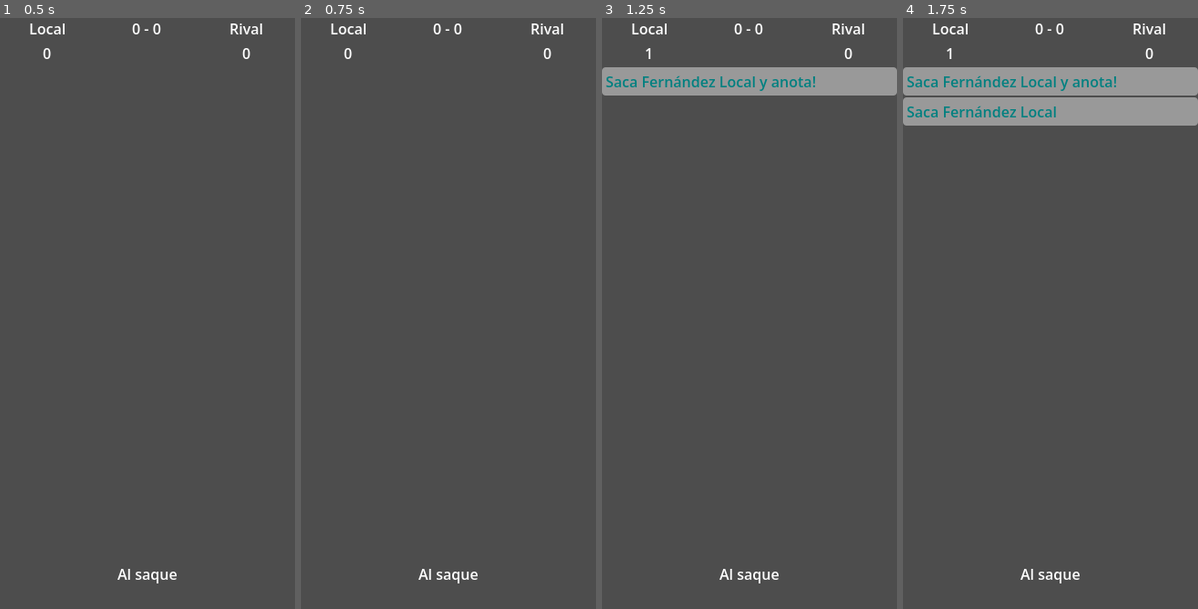
Above: before the commit, frames 1-4 (left to right).
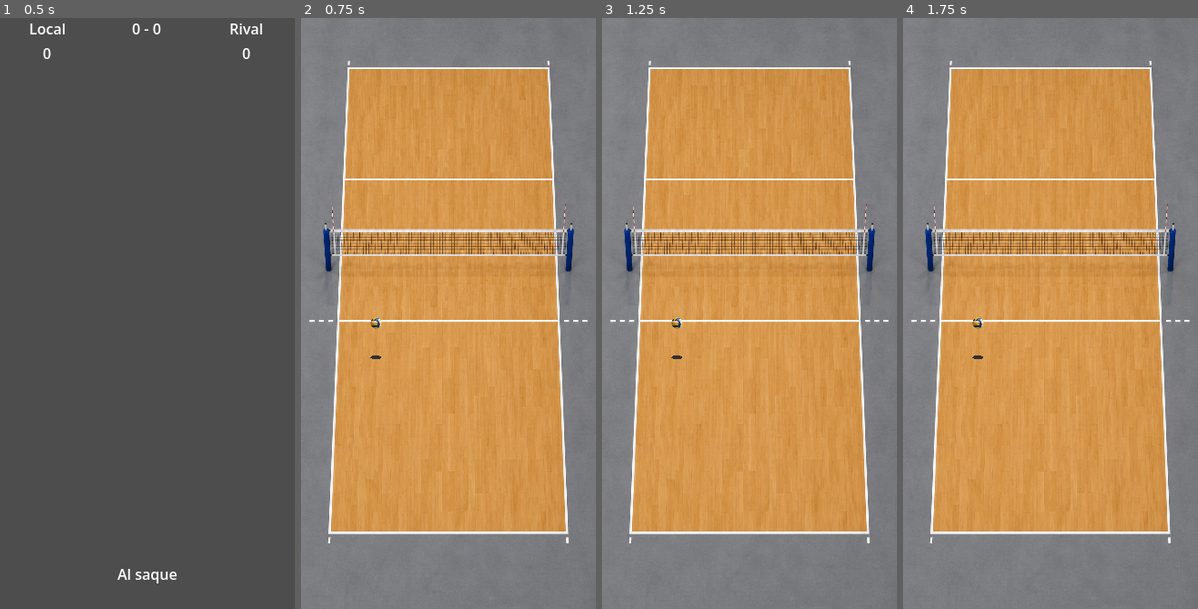
Above: after the commit, the same moments.

Repository: Nicolasr643/NSV
Game: Godot game, scene res://Scenes/Main.tscn
The game is run twice, just before and just after one commit, with the same random seed, the same clock (stepped at 60 frames per second) and the same inputs.
Inputs (mouse positions are in pixels of both pictures, inside the frame that each line leads up to):
- Up to frame 1 (0.5 s): no input
- Up to frame 2 (0.75 s): tap Enter at 0.5 s; move the mouse to (513, 283) at 0.52 s; tap 1 at 0.6 s; click (513, 283) at 0.67 s
- Up to frame 3 (1.25 s): tap 2 at 0.8 s
- Up to frame 4 (1.75 s): tap Space at 1.25 s; move the mouse to (991, 343) at 1.27 s; tap 2 at 1.35 s; click (991, 343) at 1.42 s; tap 1 at 1.55 s

Frame 1 is identical in both runs. In frame 2, 100% of the frame differs, in the area x 0-100%, y 0-100%; in frame 3, 100%; in frame 4, 99%.

Commit message:
Agregado Tiro

Diff:
--- a/Scenes/Visual_Game_Hub.gd
+++ b/Scenes/Visual_Game_Hub.gd
@@ -25,6 +25,7 @@
 	Events.finish_game.connect(finalizar_partido)
 	Events.draw_event.connect(add_log)
 	Events.actualizar_rotacion.connect(actualizar_sacador)
+	Events.mostrar_logs.connect(mostrar_todo)
 
 func update_label(label: Label,text: Variant) -> void:
 	var text_final := ""
@@ -61,6 +62,9 @@
 	print("Ha ganado "+ equipo)
 #endregion
 
+func mostrar_todo(funcionalidad: bool) -> void:
+	self.visible = funcionalidad
+
 
 func add_log(evento: Dictionary) -> void:
 	var new_log := log_template.duplicate()
--- /dev/null
+++ b/Scenes/ataque.tscn
@@ -0,0 +1,23 @@
+[gd_scene format=3 uid="uid://bky8fncyrpsdp"]
+
+[ext_resource type="Script" uid="uid://dj38voo4knxib" path="res://ataque.gd" id="1_xi7wo"]
+[ext_resource type="Texture2D" uid="uid://dnapvekuypcfh" path="res://Sprites/Pelota.png" id="2_liioi"]
+
+[node name="Toca_Pelota" type="Control" unique_id=358988623]
+layout_mode = 3
+anchors_preset = 15
+anchor_right = 1.0
+anchor_bottom = 1.0
+grow_horizontal = 2
+grow_vertical = 2
+script = ExtResource("1_xi7wo")
+
+[node name="Ball" type="TextureButton" parent="." unique_id=797228602]
+top_level = true
+custom_minimum_size = Vector2(30, 30)
+layout_mode = 0
+offset_right = 100.0
+offset_bottom = 100.0
+texture_normal = ExtResource("2_liioi")
+ignore_texture_size = true
+stretch_mode = 0
--- /dev/null
+++ b/Scenes/cancha.tscn
@@ -0,0 +1,29 @@
+[gd_scene format=3 uid="uid://1qtplvr74dnu"]
+
+[ext_resource type="Script" uid="uid://gb541iup63p3" path="res://cancha.gd" id="1_o0y13"]
+[ext_resource type="Texture2D" uid="uid://dcyb7u5bktfmv" path="res://Sprites/Cancha.png" id="2_8roi0"]
+[ext_resource type="PackedScene" uid="uid://b20jwtjgs7ms7" path="res://Scenes/pelota.tscn" id="2_o0phj"]
+[ext_resource type="PackedScene" uid="uid://b56ajwehv1uq7" path="res://Scenes/sombra_pelota.tscn" id="3_o0phj"]
+
+[node name="Cancha" type="Control" unique_id=1704209549]
+layout_mode = 3
+anchors_preset = 15
+anchor_right = 1.0
+anchor_bottom = 1.0
+grow_horizontal = 2
+grow_vertical = 2
+pivot_offset = Vector2(76, 369)
+script = ExtResource("1_o0y13")
+escena_pelota = ExtResource("2_o0phj")
+escena_sombra_pelota = ExtResource("3_o0phj")
+
+[node name="Fondo" type="TextureRect" parent="." unique_id=1128458040]
+layout_mode = 1
+anchors_preset = 15
+anchor_right = 1.0
+anchor_bottom = 1.0
+grow_horizontal = 2
+grow_vertical = 2
+pivot_offset = Vector2(52, 53)
+texture = ExtResource("2_8roi0")
+expand_mode = 1
--- /dev/null
+++ b/Scenes/pelota.tscn
@@ -0,0 +1,37 @@
+[gd_scene format=3 uid="uid://b20jwtjgs7ms7"]
+
+[ext_resource type="Script" uid="uid://bjcym5rq1ywa5" path="res://pelota_drag.gd" id="1_rb83p"]
+[ext_resource type="Texture2D" uid="uid://dnapvekuypcfh" path="res://Sprites/Pelota.png" id="2_i6fn2"]
+[ext_resource type="Script" uid="uid://btxtkf87gj314" path="res://Scripts/flecha.gd" id="3_70see"]
+
+[node name="Pelota" type="Control" unique_id=1285944538]
+custom_minimum_size = Vector2(12.8, 12.8)
+layout_mode = 3
+anchors_preset = 0
+offset_right = 12.8
+offset_bottom = 12.8
+script = ExtResource("1_rb83p")
+
+[node name="Icono" type="TextureRect" parent="." unique_id=1946762097]
+layout_mode = 1
+anchors_preset = 15
+anchor_right = 1.0
+anchor_bottom = 1.0
+grow_horizontal = 2
+grow_vertical = 2
+mouse_filter = 2
+texture = ExtResource("2_i6fn2")
+expand_mode = 1
+
+[node name="Flecha" type="Control" parent="." unique_id=611386598]
+z_index = 1
+custom_minimum_size = Vector2(12.8, 12.8)
+layout_mode = 1
+anchors_preset = 15
+anchor_right = 1.0
+anchor_bottom = 1.0
+grow_horizontal = 2
+grow_vertical = 2
+pivot_offset = Vector2(172, -84)
+mouse_filter = 2
+script = ExtResource("3_70see")
--- /dev/null
+++ b/Scenes/sombra_pelota.tscn
@@ -0,0 +1,21 @@
+[gd_scene format=3 uid="uid://b56ajwehv1uq7"]
+
+[ext_resource type="Texture2D" uid="uid://bjrohy37epcxh" path="res://Sprites/sombra_pelota.png" id="1_w3yrr"]
+
+[node name="Sombra_Pelota" type="Control" unique_id=202871585]
+custom_minimum_size = Vector2(12.8, 6.4)
+layout_mode = 3
+anchors_preset = 0
+offset_right = 12.8
+offset_bottom = 6.4
+
+[node name="Sombra" type="TextureRect" parent="." unique_id=493922320]
+custom_minimum_size = Vector2(12.8, 6.4)
+layout_mode = 1
+anchors_preset = 15
+anchor_right = 1.0
+anchor_bottom = 1.0
+grow_horizontal = 2
+grow_vertical = 2
+texture = ExtResource("1_w3yrr")
+expand_mode = 1
--- a/Scripts/Events.gd
+++ b/Scripts/Events.gd
@@ -5,3 +5,5 @@
 signal finish_game(team)
 signal draw_event(evento)
 signal actualizar_rotacion(rotacion)
+signal mostrar_logs(funcionalidad)
+signal enviar_direccion(tiro)
--- a/Scripts/Game_Match_Logic.gd
+++ b/Scripts/Game_Match_Logic.gd
@@ -15,6 +15,9 @@
 	"Local": ["Fernández", "Gómez", "Rodríguez", "Álvarez", "Suárez", "Benítez"],
 	"Rival": ["Cabrera", "Duarte", "Ibáñez", "Molina", "Paredes", "Vega"]
 }
+
+@onready var attack_scene: PackedScene = preload("res://Scenes/cancha.tscn")
+
 const POSICIONES := ["A", "D", "C", "O", "T", "L"]
 
 const MENSAJES := {
@@ -61,12 +64,7 @@
 func _input(event: InputEvent) -> void:
 	if event is InputEventKey and event.pressed:
 		if event.keycode == KEY_1:
-			if randi_range(0,1):
-				#generate_Event(NOMBRES.Local.pick_random(),1)
-				pass
-			else:
-				#generate_Event(NOMBRES.Rival.pick_random(),0)
-				pass
+			escena_ataque()
 		if event.keycode == KEY_2:
 			jugar_punto()
 
@@ -124,12 +122,12 @@
 		rotacionL = rotacionL[-1] + rotacionL.substr(0, rotacionL.length() - 1)
 		print("Local")
 		print(rotacionL)
-		Events.actualizar_rotacion.emit(equipo,[rotacionL[0],jugador_pos(equipo,rotacionL[0])])
+		Events.actualizar_rotacion.emit(equipo,jugador_pos(equipo,rotacionL[0]))
 	else:
 		rotacionR = rotacionR[-1] + rotacionR.substr(0, rotacionR.length() - 1)
 		print("Rival")
 		print(rotacionR)
-		Events.actualizar_rotacion.emit(equipo,[rotacionR[0],jugador_pos(equipo,rotacionR[0])])
+		Events.actualizar_rotacion.emit(equipo,jugador_pos(equipo,rotacionR[0]))
 
 
 func es_delantero(jugador: String,equipo:String) -> bool:
@@ -183,11 +181,12 @@
 	var situacion_punto = 0
 	var equipo_al_balon = rival_saque
 	var bl_equipo_balon = vl_equipo_rival
-	var jugador_receptor = jugador_en(rival_saque,randi_range(1,6))
+
 	while en_juego:
+
 		#recepcion
 		await get_tree().create_timer(0.5).timeout
-		generate_Event(jugador_receptor.nombre,'Defensa',bl_equipo_balon,2)
+		generate_Event(jugador_pos(equipo_al_balon,"L").nombre,'Defensa',bl_equipo_balon,2)
 		#armado
 		await get_tree().create_timer(0.5).timeout
 		generate_Event(jugador_pos(equipo_al_balon,"A").nombre,'Armado',bl_equipo_balon,2)
@@ -210,3 +209,13 @@
 
 
 #endregion
+
+#region escenas
+func escena_ataque() -> void:
+	var cancha = attack_scene.instantiate()
+	Events.mostrar_logs.emit(false)
+	cancha.global_position = Vector2(0,0)
+
+	add_child(cancha)
+
+#endregion
--- /dev/null
+++ b/Scripts/flecha.gd
@@ -0,0 +1,30 @@
+class_name Flecha
+extends Control
+
+const LARGO_MAX := 90
+const GROSOR_MIN := 0.0
+var GROSOR_MAX := self.size.x * 0.5
+
+var direccion := Vector2.ZERO
+var intensidad := 0.0
+
+
+
+func mostrar(nueva_direccion: Vector2, nueva_intensidad: float) -> void:
+	direccion = nueva_direccion
+	intensidad = nueva_intensidad
+	visible = true
+	queue_redraw()
+
+func ocultar() -> void:
+	visible = false
+
+func _draw() -> void:
+	if intensidad <= 0.0:
+		return
+	var punta := direccion * LARGO_MAX * intensidad
+	var grosor := lerpf(GROSOR_MIN, GROSOR_MAX, intensidad)
+	var lateral := direccion.orthogonal()
+	var base := punta - direccion * grosor * 2.0
+	draw_line(Vector2.ZERO, base, Color.WHITE, grosor)
+	draw_colored_polygon(PackedVector2Array([punta, base + lateral * grosor * 1.5, base - lateral * grosor * 1.5]), Color.WHITE)
--- /dev/null
+++ b/ataque.gd
@@ -0,0 +1,41 @@
+extends Control
+
+@onready var ball: TextureButton = $Ball
+
+const ALTURA_ARCO := 40.0
+var tween := create_tween()
+
+func _ready() -> void:
+	ball.pressed.connect(_on_ball_clicked)
+	_lanzar_pelota()
+
+func _lanzar_pelota() -> void:
+	ball.position.x = -ball.size.x
+	ball.position.y = size.y / 2 - ball.size.y / 2
+	var y_base := ball.position.y
+
+	tween.tween_method(_mover_arco.bind(y_base), 0.0, 1.0, 1.5)
+	tween.finished.connect(_on_pelota_salio)
+
+func _mover_arco(t: float, y_base: float) -> void:
+	ball.position.x = lerpf(-ball.size.x, size.x, t)
+	var altura := 4.0 * ALTURA_ARCO * t * (1.0 - t)
+	ball.position.y = y_base - altura
+
+func _on_ball_clicked() -> void:
+	tween.kill()
+	var posicion_pelota := ball.position
+	var posicion_click := get_local_mouse_position()
+	var amplitud = ball.size
+	posicion_click = posicion_click - posicion_pelota
+
+	var distancia = Vector2()
+	distancia.x = (2*posicion_click.x - amplitud.x)/amplitud.x
+	distancia.y = (2*posicion_click.y - amplitud.y)/amplitud.y
+
+	print("Distancia al centro: ", distancia)
+	print("pelota en x: ", posicion_pelota)
+	print("click en: ", posicion_click)
+
+func _on_pelota_salio() -> void:
+	print("se fue sin tocar")
--- /dev/null
+++ b/cancha.gd
@@ -0,0 +1,50 @@
+extends Control
+
+
+@export var escena_pelota: PackedScene
+@export var escena_sombra_pelota: PackedScene
+
+var pelota = null
+var sombra_pelota = null
+const dimensiones_cancha ={
+	"x0":Vector2i(51, 51),
+	"x1":Vector2i(45, 230),
+	"y0":Vector2i(272, 56),
+	"y1":Vector2i(279, 231)
+}
+
+# Called when the node enters the scene tree for the first time.
+func _ready() -> void:
+	Events.enviar_direccion.connect(calcular_tiro)
+	pelota = escena_pelota.instantiate()
+	pelota.global_position = Vector2(76, 328)
+
+	sombra_pelota = escena_sombra_pelota.instantiate()
+	sombra_pelota.global_position = Vector2(76, 369)
+
+	add_child(pelota)
+	add_child(sombra_pelota)
+
+# Called every frame. 'delta' is the elapsed time since the previous frame.
+func _process(delta: float) -> void:
+	pass
+
+func calcular_tiro(tiro):
+	var tween: Tween
+	const GRAVEDAD = 9.8
+	const DISTANCIA_MAX = 400
+	const ANGULO = 45
+	const DURACION = 3
+	var origen = pelota.global_position
+	var recorrido: Vector2 = tiro.direccion * DISTANCIA_MAX * tiro.intensidad
+	var altura_max := recorrido.length() * tan(deg_to_rad(ANGULO)) / 4.0
+	var destino_sombra = origen + recorrido + Vector2(0,pelota.size.y-2)
+	tween = create_tween()
+	tween.tween_method(mover_pelota.bind(origen, recorrido, altura_max), 0.0, 1.0, DURACION)
+
+	var tween_sombra := create_tween()
+	tween_sombra.tween_property(sombra_pelota, "position", destino_sombra, DURACION).set_trans(Tween.TRANS_LINEAR)
+
+func mover_pelota(t: float, origen: Vector2, recorrido: Vector2, altura_max: float) -> void:
+	var altura := 4.0 * altura_max * t * (1.0 - t)
+	pelota.global_position = origen + recorrido * t + Vector2(0.0, -altura)
--- /dev/null
+++ b/pelota_drag.gd
@@ -0,0 +1,46 @@
+class_name Pelota
+extends Control
+
+signal disparo_lanzado(direccion: Vector2, intensidad: float)
+
+const RADIO_MAX := 120.0
+const INTENSIDAD_MIN := 0.1
+
+var arrastrando := false
+
+@onready var flecha: Flecha = $Flecha
+@onready var icono_pelota: TextureRect = $Icono
+
+func _gui_input(event: InputEvent) -> void:
+	if event is InputEventMouseButton and event.button_index == MOUSE_BUTTON_LEFT:
+		if event.pressed:
+			iniciar_arrastre()
+		elif arrastrando:
+
+			var tiro = soltar(event.position)
+			Events.enviar_direccion.emit(tiro)
+	elif event is InputEventMouseMotion and arrastrando:
+		actualizar_arrastre(event.position)
+
+func iniciar_arrastre() -> void:
+	arrastrando = true
+	flecha.position = icono_pelota.size / 2
+	flecha.mostrar(Vector2.ZERO, 0.0)
+
+func actualizar_arrastre(pos_mouse: Vector2) -> void:
+	var disparo := calcular_disparo(pos_mouse)
+	flecha.mostrar(disparo.direccion, disparo.intensidad)
+
+func soltar(pos_mouse: Vector2):
+	arrastrando = false
+	var disparo := calcular_disparo(pos_mouse)
+	flecha.ocultar()
+	if disparo.intensidad >= INTENSIDAD_MIN:
+		disparo_lanzado.emit(disparo.direccion, disparo.intensidad)
+	return {"direccion": disparo.direccion, "intensidad": disparo.intensidad}
+
+func calcular_disparo(pos_mouse: Vector2) -> Dictionary:
+	var arrastre := pos_mouse - icono_pelota.size / 2.0
+	var intensidad := clampf(arrastre.length() / RADIO_MAX, 0.0, 1.0)
+	var direccion := -arrastre.normalized()
+	return {"direccion": direccion, "intensidad": intensidad}
Not shown, added: Scripts/flecha.gd.uid
Binary file added: Sprites/Cancha.png
Not shown, added: Sprites/Cancha.png.import
Binary file added: Sprites/Pelota.png
Not shown, added: Sprites/Pelota.png.import
Binary file added: Sprites/sombra_pelota.png
Not shown, added: Sprites/sombra_pelota.png.import
Not shown, added: ataque.gd.uid
Not shown, added: cancha.gd.uid
Not shown, added: pelota_drag.gd.uid
